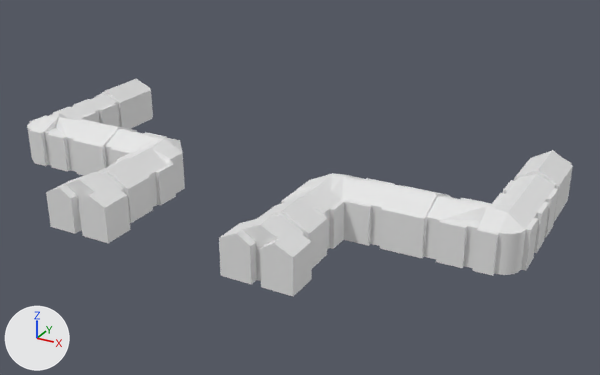
What one commit did to the Blender file UniversityVillage.blend.
Camera for both pictures: a 50 mm camera at (73.0, -367.0, 166.0) aimed at (-109.0, -36.0, 1.0). The lights are fixed; the arrows at lower left show +X, +Y and +Z.

Script lines for the objects in view, before the commit:
```python
me_cube_001 = bpy.data.meshes.new('Cube.001')
me_cube_001.from_pydata(...)  # 476 vertices, 440 faces; spans x -9.59..1.05, y -9.04..1.18, z -1.03..1.74
me_cube_002 = bpy.data.meshes.new('Cube.002')
me_cube_002.from_pydata(...)  # 476 vertices, 440 faces; spans x -9.59..1.05, y -9.04..1.18, z -1.03..1.74
ob_cube = bpy.data.objects.new('Cube', me_cube_002)
ob_cube.location = (0.0, 0.0, 9.0)
ob_cube.scale = (10.0, 14.0, 9.0)
ob_cube_001 = bpy.data.objects.new('Cube.001', me_cube_001)
ob_cube_001.location = (-250.0, 0.0, 9.0)
ob_cube_001.scale = (-10.0, 14.0, 9.0)
```
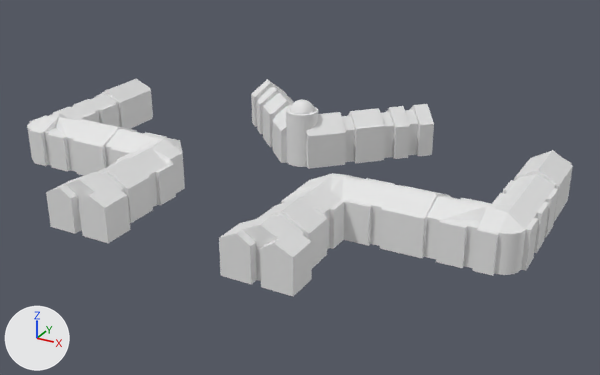
Edits to the scene script, one JSON object a line:
```json
{"op": "add", "block": "me_sphere", "code": ["me_sphere = bpy.data.meshes.new('Sphere')", "me_sphere.from_pydata(...)  # a UV sphere (32 segments, 16 rings, poles along z) spanning x -1.0..1.0, y -1.0..1.0, z -1.0..1.0"]}
{"op": "add", "block": "me_cylinder", "code": ["me_cylinder = bpy.data.meshes.new('Cylinder')", "me_cylinder.from_pydata(...)  # a 32-sided cylinder along z spanning x -1.0..1.0, y -1.0..1.0, z -1.0..9.5"]}
{"op": "add", "block": "me_cube_004", "code": ["me_cube_004 = bpy.data.meshes.new('Cube.004')", "me_cube_004.from_pydata(...)  # 332 vertices, 322 faces; spans x -7.0..1.0, y -4.33..9.33, z -1.0..1.9"]}
{"op": "add", "block": "ob_sphere", "code": ["ob_sphere = bpy.data.objects.new('Sphere', me_sphere)", "ob_sphere.parent = ob_cylinder", "ob_sphere.matrix_parent_inverse = Matrix(((0.118, 0.0, 0.0, 16.65), (0.0, 0.118, 0.0, -1.353), (0.0, 0.0, 1.0, -18.98), (0.0, 0.0, 0.0, 1.0)))", "ob_sphere.location = (-141.5, 11.5, 27.0)", "ob_sphere.scale = (7.0, 7.0, 7.0)"]}
{"op": "add", "block": "ob_cylinder", "code": ["ob_cylinder = bpy.data.objects.new('Cylinder', me_cylinder)", "ob_cylinder.parent = ob_cube_002", "ob_cylinder.matrix_parent_inverse = Matrix(((0.1, 0.0, 0.0, 14.0), (0.0, 0.167, 0.0, -4.333), (0.0, 0.0, 0.111, -1.0), (0.0, 0.0, 0.0, 1.0)))", "ob_cylinder.location = (-141.5, 11.5, 18.98)", "ob_cylinder.scale = (8.5, 8.5, 1.0)"]}
{"op": "add", "block": "ob_cube_002", "code": ["ob_cube_002 = bpy.data.objects.new('Cube.002', me_cube_004)", "ob_cube_002.location = (-115.0, 6.4, 9.0)", "ob_cube_002.rotation_euler = (0.0, 0.0, -0.785)  # degrees (0, 0, -45)", "ob_cube_002.scale = (10.0, 6.0, 9.0)"]}
```

Pixel boxes [x1, y1, x2, y2] of what changed, in the pictures (600 x 375 px):
```json
{"object": "Cube.002", "change": "added", "after": [251, 79, 434, 169]}
{"object": "Cylinder", "change": "added", "after": [286, 107, 318, 135]}
{"object": "Sphere", "change": "added", "after": [289, 100, 315, 114]}
```
